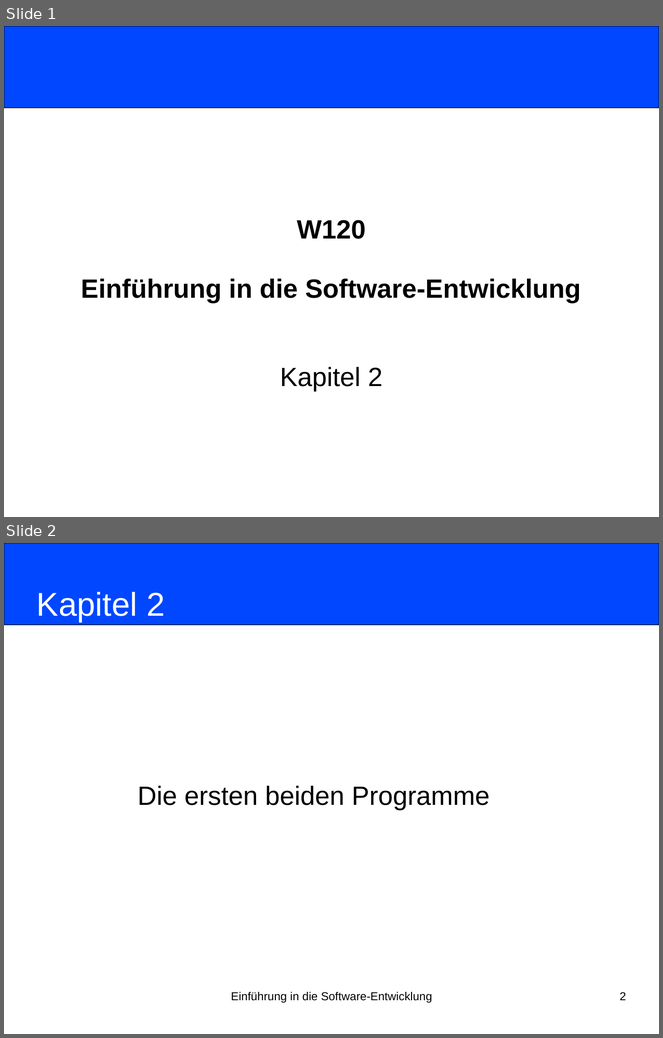
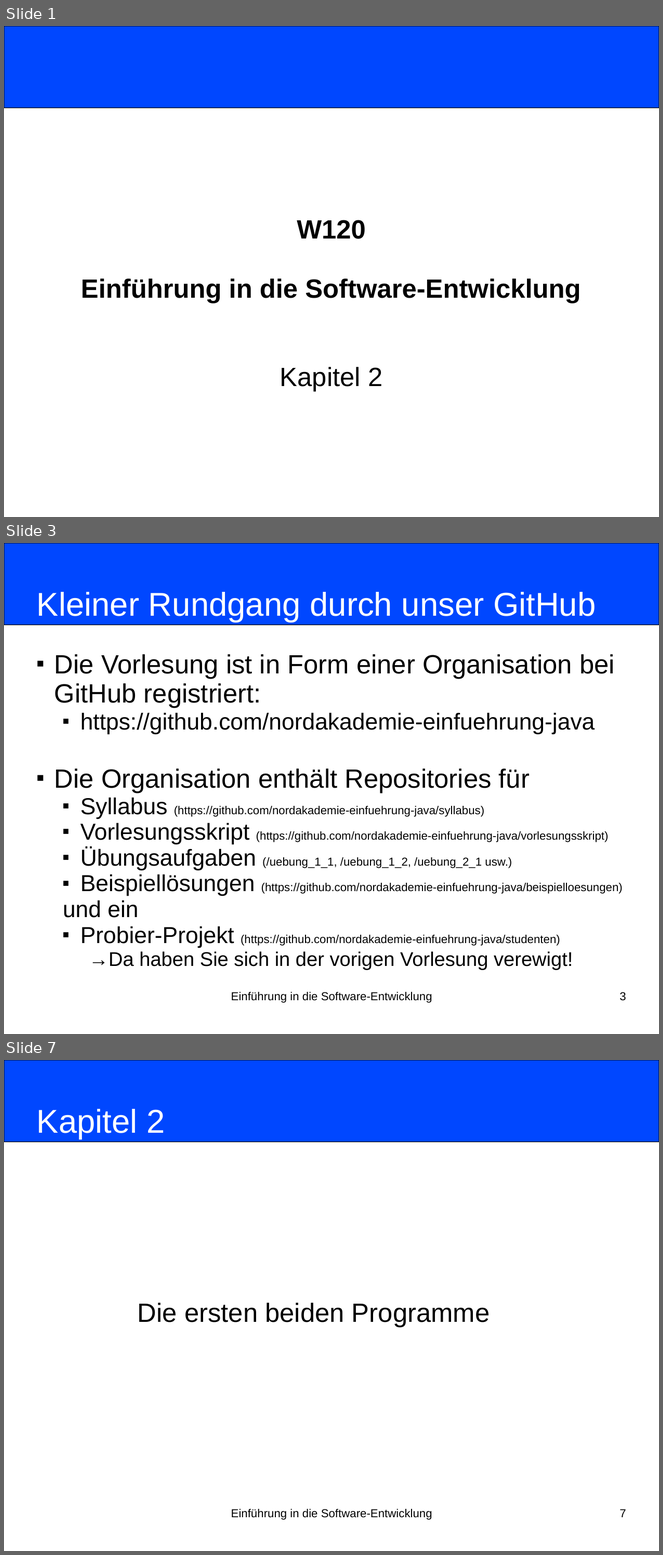
Before and after one commit to nordakademie-einfuehrung-java/vorlesungsskript, a slide deck: folien/Semester_03_Termin_02_Kapitel02.ppt. Shown one above the other, each under a label of ours: slides 1 and 2 before the commit, slides 1, 3 and 7 after it; the slides between them are not shown. The pictures are 663x1038 and 663x1555 pixels, drawn with LibreOffice and Linux fonts; fonts in the diff are those of the drawing. Boxes give left, top, right and bottom in pixels: in the first picture for what was removed or moved away, otherwise in the second. Text is boxed around its words. In the diff, an @@ line names an element or a change of style, - is before the commit and + after.

```diff
--- a/folien/Semester_03_Termin_02_Kapitel02.ppt
+++ b/folien/Semester_03_Termin_02_Kapitel02.ppt
@@ slide 3 added at <box>4,543,659,1034</box>, background #FFFFFF @@
@@ rounded rectangle added at <box>4,543,659,625</box>, fill #0047FF, outline #000000 0.74 pt @@
@@ title added at <box>37,592,596,622</box>, 40 pt, text #FFFFFF @@
+Kleiner Rundgang durch unser GitHub
@@ subtitle added at <box>54,654,623,970</box>, 14 pt, text #000000 @@
+■ Die Vorlesung ist in Form einer Organisation bei GitHub registriert:
+  ■ https://github.com/nordakademie-einfuehrung-java
+■ Die Organisation enthält Repositories für
+  ■ Syllabus (https://github.com/nordakademie-einfuehrung-java/syllabus)
+  ■ Vorlesungsskript (https://github.com/nordakademie-einfuehrung-java/vorlesungsskript)
+  ■ Übungsaufgaben (/uebung_1_1, /uebung_1_2, /uebung_2_1 usw.)
+  ■ Beispiellösungen (https://github.com/nordakademie-einfuehrung-java/beispielloesungen)
+  und ein
+  ■ Probier-Projekt (https://github.com/nordakademie-einfuehrung-java/studenten)
+    →Da haben Sie sich in der vorigen Vorlesung verewigt!
@@ text added at <box>231,992,432,1003</box>, 14 pt, text #000000 @@
+Einführung in die Software-Entwicklung
@@ page number added at <box>620,992,626,1001</box>, 14 pt, text #000000 @@
+3
@@ what was slide 2 is now slide 7 @@
@@ page number at <box>620,1509,626,1518</box>: text changed @@
-2
+7
```
Also in this commit, not shown: 4 other slides added, 4 other files.
